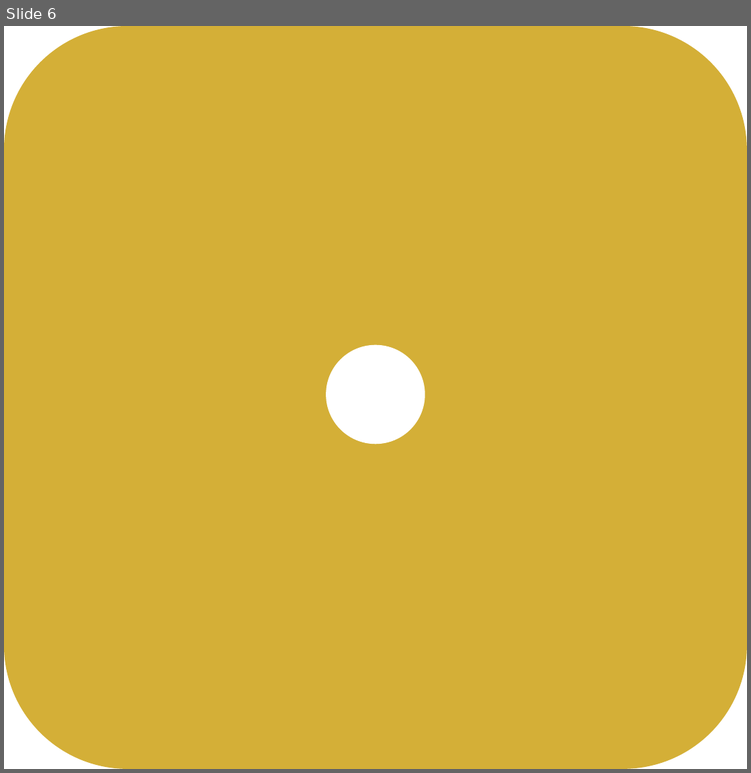
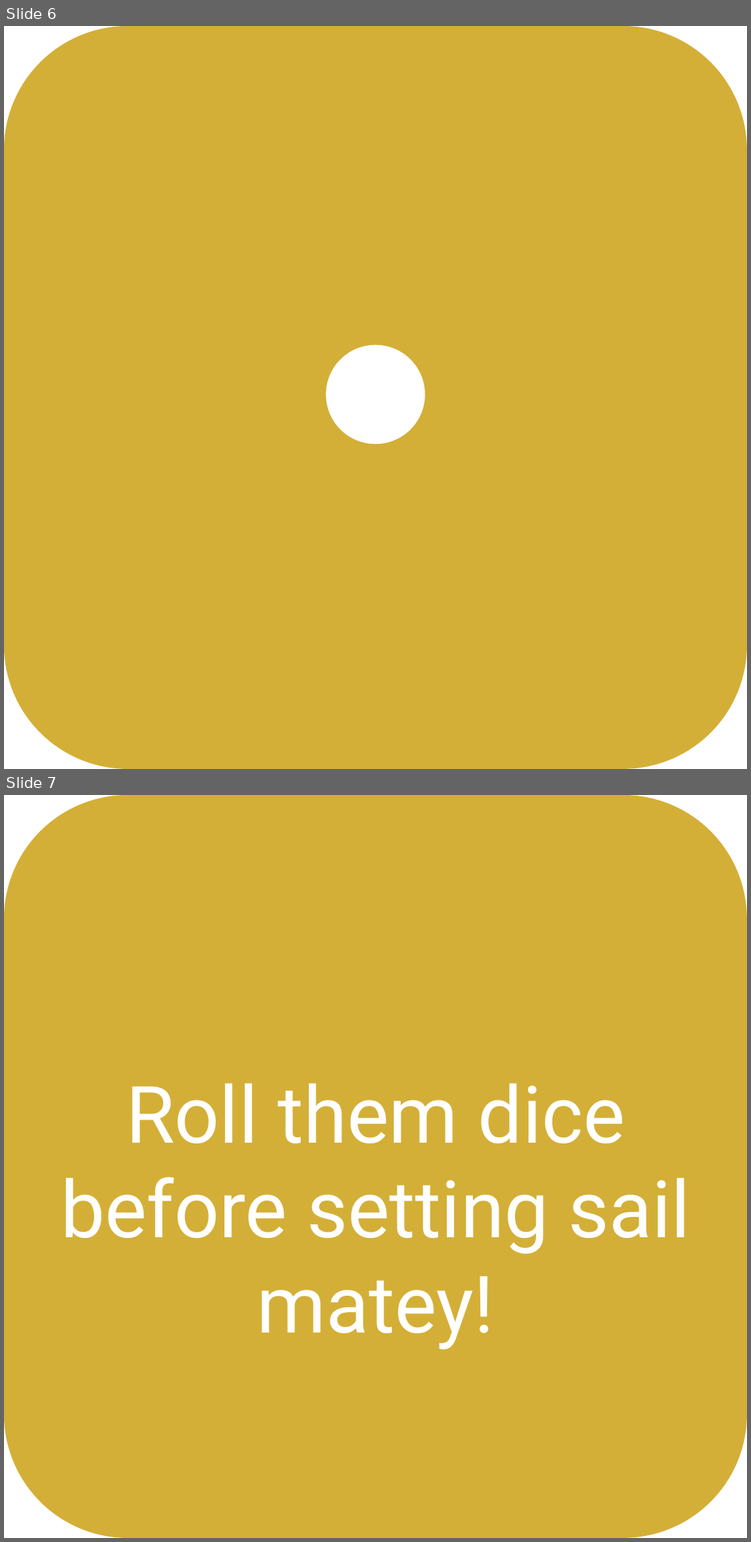
Before and after one commit to nedhulseman/pirateer, a slide deck: dice.pptx. Shown one above the other, each under a label of ours: slide 6 before the commit, slides 6 and 7 after it. The pictures are 751x773 and 751x1542 pixels, drawn with LibreOffice and Linux fonts; fonts in the diff are those of the drawing. Boxes give left, top, right and bottom in pixels: in the first picture for what was removed or moved away, otherwise in the second. Text is boxed around its words. In the diff, an @@ line names an element or a change of style, - is before the commit and + after.

```diff
--- a/dice.pptx
+++ b/dice.pptx
@@ slide 7 added at (4,795,747,1538), background #FFFFFF @@
@@ rounded rectangle added at (4,795,747,1538), fill #D4AF37 @@
@@ text added at (60,1083,691,1349), 46 pt, text #FFFFFF @@
+Roll them dice before setting sail matey!
```
Also in this commit, not shown: 4 other files.
